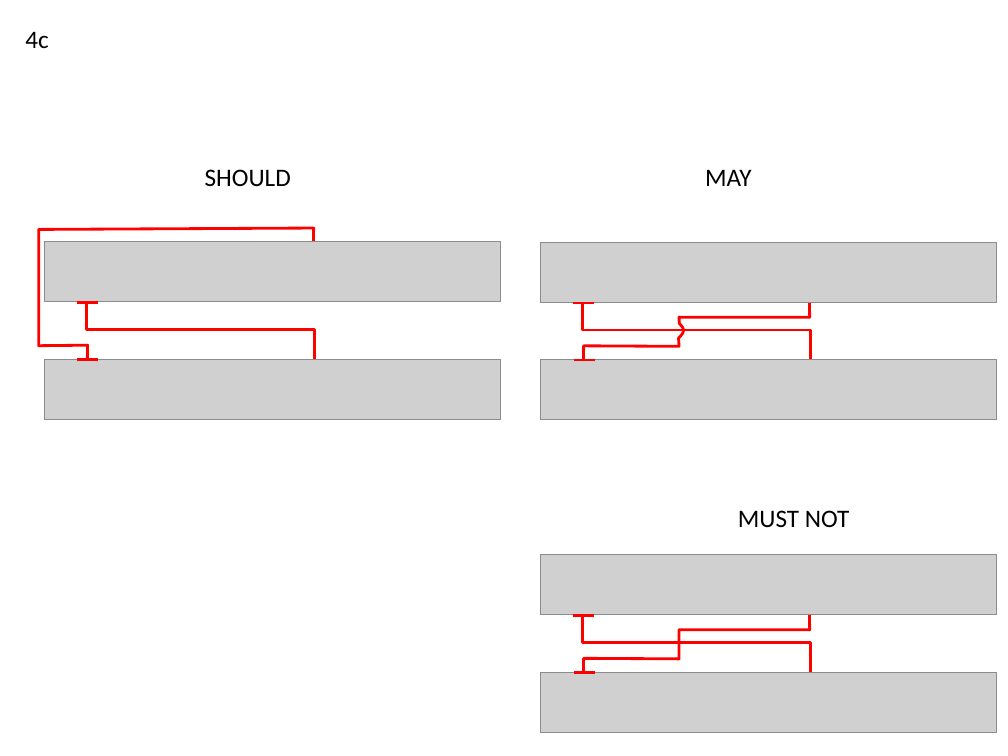
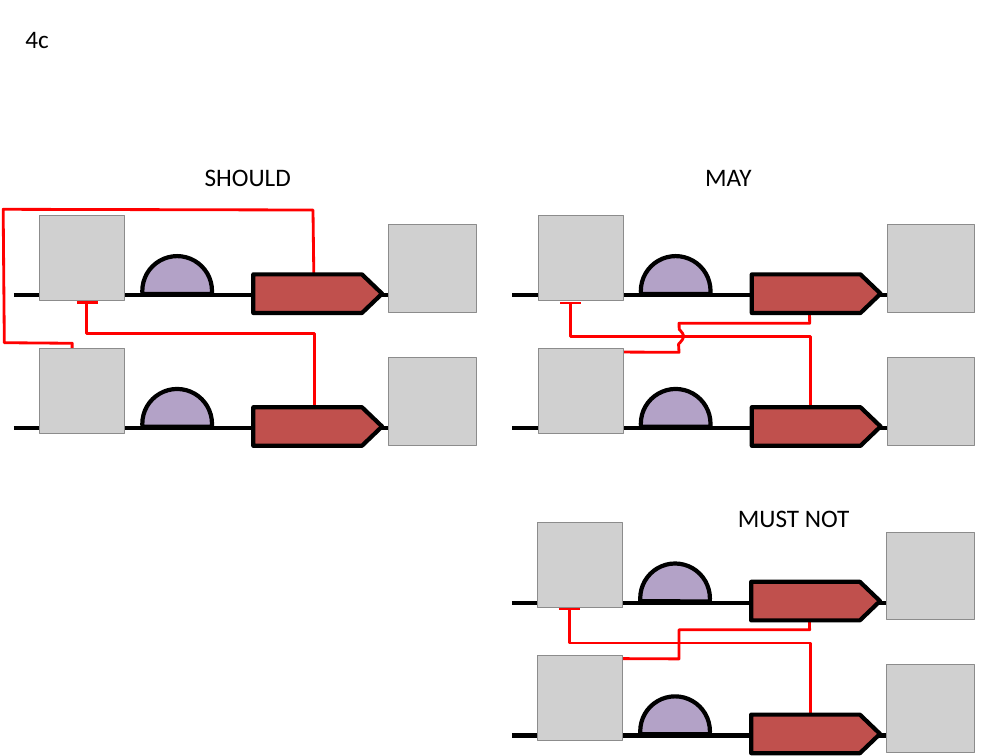
Before and after one commit to SynBioDex/SBOL-visual, a slide deck: slide 4 of specification/imgsrc/4.pptx. Drawn at 1008x756 pixels with LibreOffice and Linux fonts; fonts in the diff are those of the drawing; grey boxes stand for pictures. Boxes give left, top, right and bottom in pixels: in the first picture for what was removed or moved away, otherwise in the second. Text is boxed around its words. In the diff, an @@ line names an element or a change of style, - is before the commit and + after.

```diff
--- a/specification/imgsrc/4.pptx
+++ b/specification/imgsrc/4.pptx
@@ freeform shape: place and size @@
-freeform shape at bbox=[38, 228, 313, 358]
+freeform shape at bbox=[3, 210, 313, 359]
@@ group added at bbox=[14, 216, 477, 326]: 2 pictures, 1 line, 1 right arrow, 1 chord (boxed as its full ellipse) @@
@@ group added at bbox=[512, 216, 975, 326]: 2 pictures, 1 line, 1 right arrow, 1 chord (boxed as its full ellipse) @@
@@ picture removed at bbox=[44, 242, 501, 302] @@
@@ picture removed at bbox=[540, 242, 997, 302] @@
@@ rectangle: place and size @@
-rectangle at bbox=[568, 278, 598, 302]
+rectangle at bbox=[555, 278, 586, 302]
@@ elbow line moved from (314, 368) - (87, 301) to (314, 406) - (87, 301) @@
@@ line moved from (573, 303) - (594, 303) to (560, 303) - (582, 303) @@
@@ freeform shape: place and size @@
-freeform shape at bbox=[584, 296, 809, 359]
+freeform shape at bbox=[571, 302, 809, 366]
@@ elbow line moved from (810, 369) - (583, 302) to (810, 407) - (571, 302) @@
@@ picture removed at bbox=[44, 359, 501, 419] @@
@@ line removed from (78, 359) to (99, 359) @@
@@ group added at bbox=[14, 348, 477, 459]: 2 pictures, 1 line, 1 right arrow, 1 chord (boxed as its full ellipse) @@
@@ group added at bbox=[512, 348, 975, 459]: 2 pictures, 1 line, 1 right arrow, 1 chord (boxed as its full ellipse) @@
@@ picture removed at bbox=[540, 360, 997, 420] @@
@@ line removed from (574, 360) to (595, 360) @@
@@ rectangle added at bbox=[299, 406, 330, 430], fill #FFFFFF @@
@@ rectangle added at bbox=[795, 407, 826, 431], fill #FFFFFF @@
@@ group added at bbox=[512, 522, 975, 633]: 2 pictures, 1 line, 1 right arrow, 1 chord (boxed as its full ellipse) @@
@@ picture removed at bbox=[540, 554, 997, 615] @@
@@ rectangle: place and size @@
-rectangle at bbox=[568, 591, 598, 615]
+rectangle at bbox=[554, 585, 585, 609]
@@ line moved from (573, 616) - (594, 616) to (558, 609) - (580, 609) @@
@@ freeform shape: place and size @@
-freeform shape at bbox=[584, 609, 809, 671]
+freeform shape at bbox=[569, 609, 809, 671]
@@ elbow line moved from (810, 681) - (583, 615) to (810, 715) - (570, 609) @@
@@ picture removed at bbox=[540, 672, 997, 733] @@
@@ line removed from (574, 672) to (595, 672) @@
@@ group added at bbox=[512, 655, 975, 756]: 2 pictures, 1 line, 1 right arrow, 1 chord (boxed as its full ellipse) @@
```
Also in this commit, not shown: 1 other slide changed, 49 other files.
